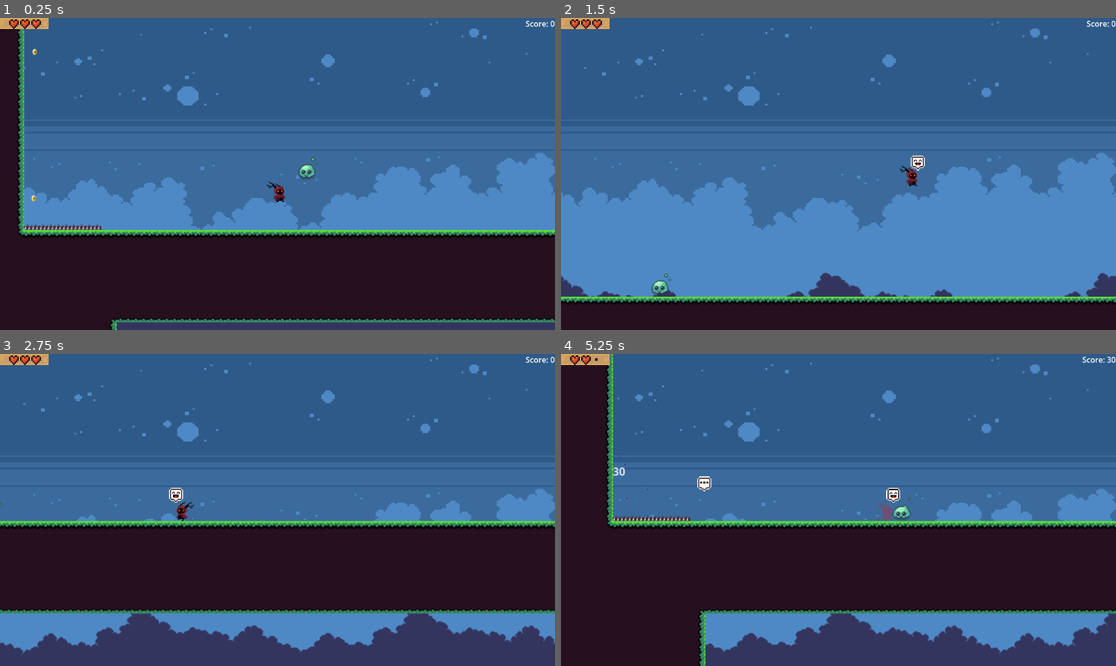
Above: before the commit, frames 1-4 (two rows, left to right).
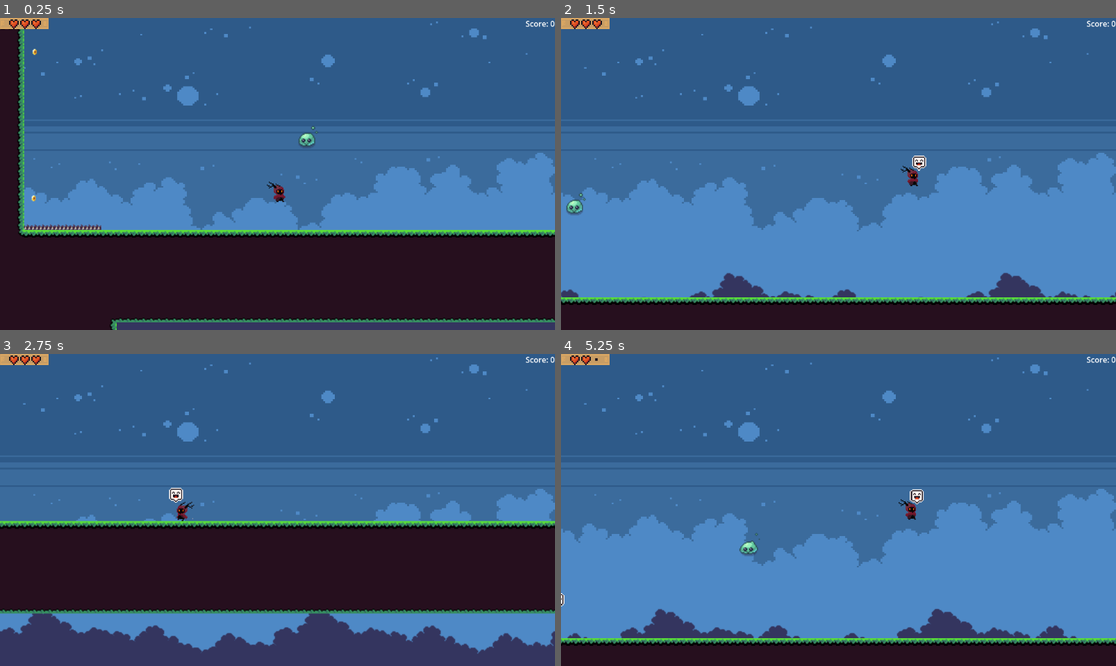
Above: after the commit, the same moments.

Repository: ag-pacier/Serif_Platformer
Game: Godot game, scene res://LevelStuff/Devlevel/devLevel.tscn
Same seed, same stepped clock (60 frames per second), same inputs: the game is played once before the commit and once after it. Sound files missing from this copy of the repository are replaced by a short silence.
Inputs:
- Up to frame 1 (0.25 s): no input
- Up to frame 2 (1.5 s): tap Enter (return_but) at 0.5, 1.35 s; hold Right (right) from 0.53 s (still down); tap F (action) at 0.6 s; tap Space (jump) at 0.77 s
- Up to frame 3 (2.75 s): tap Space (jump) at 1.52 s; release Right (right) at 2.03 s; hold Left (left) from 2.03 s (still down); tap F (action) at 2.1 s
- Up to frame 4 (5.25 s): tap Enter (return_but) at 2.85, 4.35 s; tap Space (jump) at 3.02, 3.77, 4.52 s; tap F (action) at 3.6, 5.1 s; release Left (left) at 4.28 s; hold Right (right) from 4.28 s (still down)

The runs differ from the first frame. In frame 1, 0.3% of the frame differs, in the area x 53-58%, y 34-52%; in frame 2, 4.1%; in frame 3, 6.1%; in frame 4, 47%, in the area x 0-100%, y 0-100%.

Commit message:
Tweaked enemy bouncing

Diff:
--- a/LevelStuff/Devlevel/devLevel.tscn
+++ b/LevelStuff/Devlevel/devLevel.tscn
@@ -185,5 +185,9 @@
 
 [node name="Slime" parent="Enemies" index="0" instance=ExtResource("11_ystxo")]
 position = Vector2(317, 137)
+collision_layer = 70
+collision_mask = 542
+flying = true
 
 [connection signal="trigger_trip" from="Items/Sign/TriggerBase" to="." method="_on_trigger_base_trigger_trip"]
+[connection signal="enemy_gone" from="Enemies/Slime" to="." method="_on_slime_enemy_gone"]
--- a/Sprites/Baddies/baddie_base.tscn
+++ b/Sprites/Baddies/baddie_base.tscn
@@ -6,6 +6,9 @@
 [sub_resource type="CapsuleShape2D" id="CapsuleShape2D_ufvih"]
 radius = 7.0
 height = 20.0
+
+[sub_resource type="RectangleShape2D" id="RectangleShape2D_ufvih"]
+size = Vector2(22, 22)
 
 [sub_resource type="ParticleProcessMaterial" id="ParticleProcessMaterial_ufvih"]
 particle_flag_rotate_y = true
@@ -23,8 +26,8 @@
 turbulence_influence_min = 0.0
 
 [node name="BaddieBase" type="CharacterBody2D"]
-collision_layer = 70
-collision_mask = 542
+collision_layer = 64
+collision_mask = 526
 slide_on_ceiling = false
 platform_floor_layers = 4294966698
 platform_wall_layers = 4
@@ -33,6 +36,14 @@
 
 [node name="CollisionShape2D" type="CollisionShape2D" parent="."]
 shape = SubResource("CapsuleShape2D_ufvih")
+
+[node name="HitBox" type="Area2D" parent="."]
+collision_layer = 0
+collision_mask = 16
+
+[node name="CollisionShape2D" type="CollisionShape2D" parent="HitBox"]
+position = Vector2(0, -2)
+shape = SubResource("RectangleShape2D_ufvih")
 
 [node name="AnimatedSprite2D" type="AnimatedSprite2D" parent="."]
 
@@ -63,4 +74,5 @@
 [node name="BehaveTimer" type="Timer" parent="."]
 one_shot = true
 
+[connection signal="body_entered" from="HitBox" to="." method="_on_hit_box_body_entered"]
 [connection signal="animation_finished" from="AnimatedSprite2D" to="." method="_on_animated_sprite_2d_animation_finished"]
--- a/Sprites/satrio/satrio.gd
+++ b/Sprites/satrio/satrio.gd
@@ -41,9 +41,11 @@
 	$Hud.increment_score(added_score)
 
 
-func bounce_me() -> void:
-	velocity.y = -300.0
-	velocity.x = -30.0 * anim_node.scale.x
+func bounce_me(back: bool = false) -> void:
+	velocity.y = -200.0
+	if back:
+		velocity.x = -250.0 * anim_node.scale.x
+	bounce_timer.start()
 
 
 ## Publicly accessible method to change Satrio's health
@@ -58,11 +60,9 @@
 		# and set the animation indicators
 		if $InjuryTimer.is_stopped():
 			$InjuryTimer.start()
-			bounce_timer.start()
+			bounce_me(true)
 			anim_node.play("on_hit")
 			anim_node.self_modulate = Color.from_hsv(0, 100, 0)
-			velocity.y = -80
-			velocity.x = -30 * anim_node.scale.x
 			color_v = 0
 		else:
 			# If injury timer is running and we got a negative health change,
@@ -151,7 +151,7 @@
 	if alive:
 		if velocity.y > 0:
 			anim_node.play("fall")
-		if is_on_floor():
+		else:
 			if velocity.x == 0:
 				anim_node.play("default")
 			else:
--- a/Sprites/satrio/satrio.tscn
+++ b/Sprites/satrio/satrio.tscn
@@ -405,11 +405,11 @@
 height = 22.0
 
 [node name="Satrio" type="CharacterBody2D" groups=["MainC"]]
-collision_layer = 22
-collision_mask = 590
+collision_layer = 16
+collision_mask = 526
 floor_constant_speed = true
 platform_on_leave = 1
-platform_floor_layers = 4294966718
+platform_floor_layers = 14
 platform_wall_layers = 4
 script = ExtResource("1_wkkd5")
 
@@ -447,7 +447,7 @@
 region_rect = Rect2(1201, 418, 32, 60)
 
 [node name="BounceTimer" type="Timer" parent="."]
-wait_time = 0.15
+wait_time = 0.25
 one_shot = true
 
 [node name="InjuryTimer" type="Timer" parent="."]
Not shown: 1 places in Sprites/Baddies/baddie_base.tscn that only renumber resources
